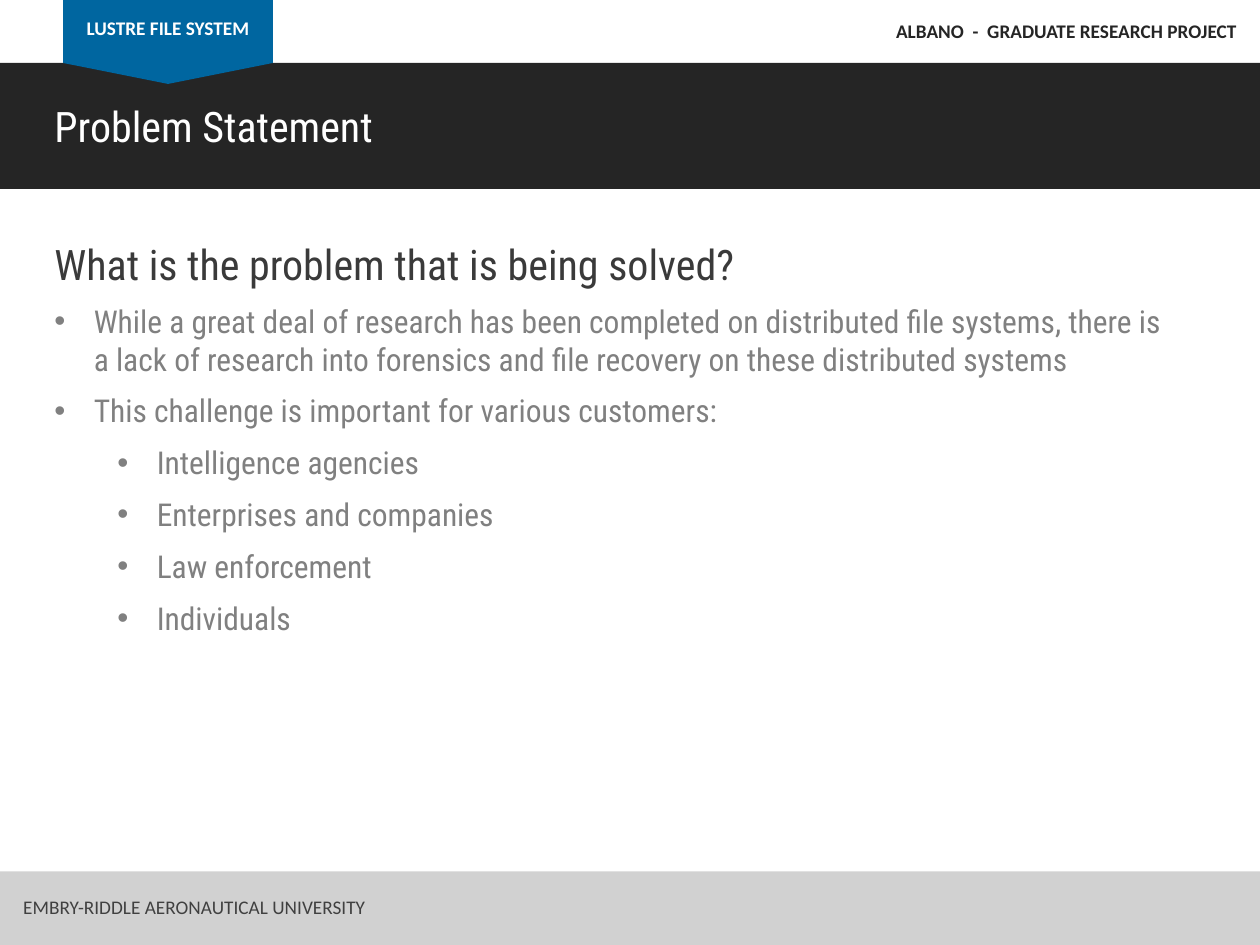
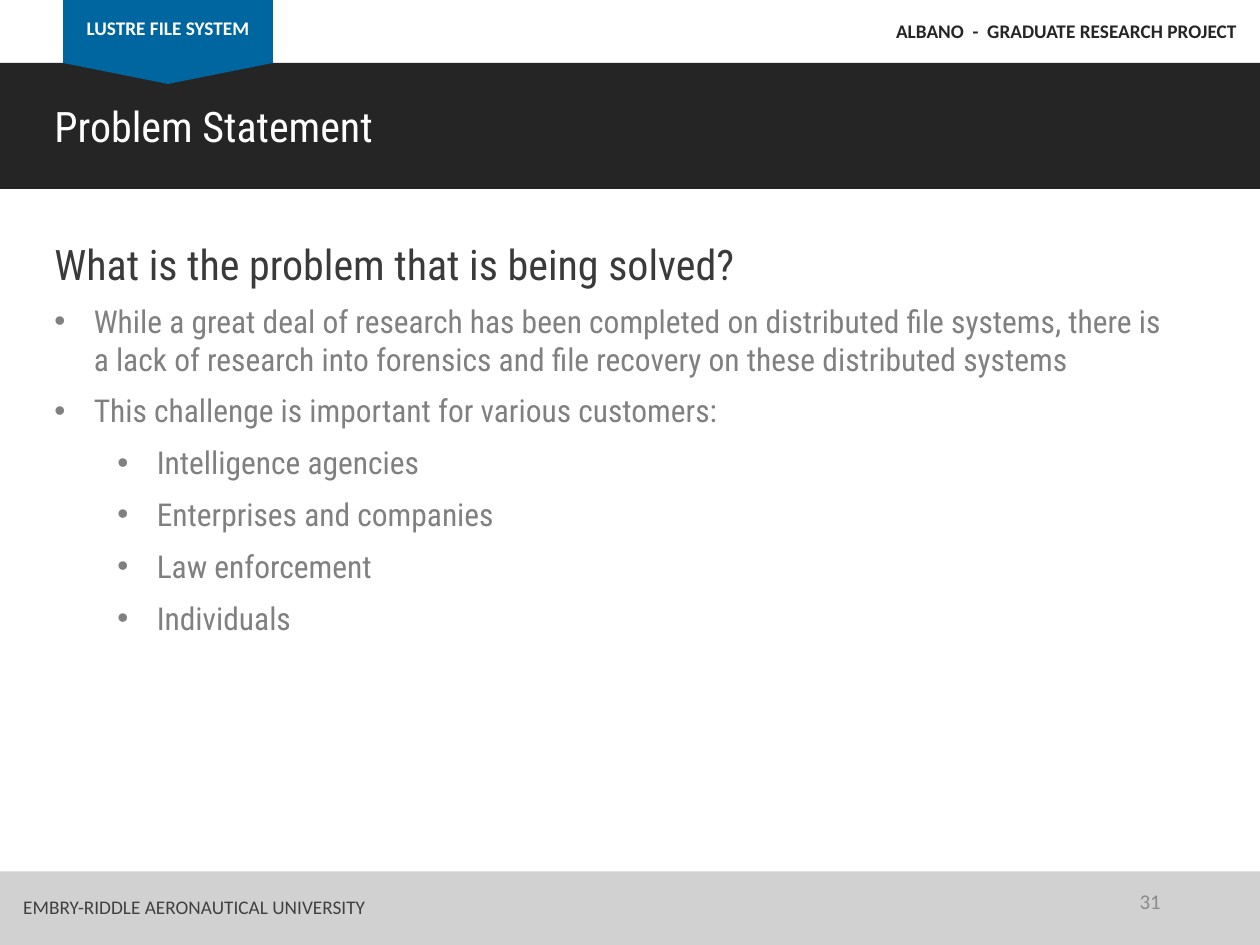
Before and after one commit to albanoj2/grp, a slide deck: slide 31 of docs/Albano_GRP_presentation.pptx. Drawn at 1260x945 pixels with LibreOffice and Linux fonts; fonts in the diff are those of the drawing. Boxes give left, top, right and bottom in pixels: in the first picture for what was removed or moved away, otherwise in the second. Text is boxed around its words. In the diff, an @@ line names an element or a change of style, - is before the commit and + after.

```diff
--- a/docs/Albano_GRP_presentation.pptx
+++ b/docs/Albano_GRP_presentation.pptx
@@ page number added at (1140,896,1161,909), 12 pt, text #8C8C8C @@
+31
```
Also in this commit, not shown: 60 other slides changed, 26 other files.
